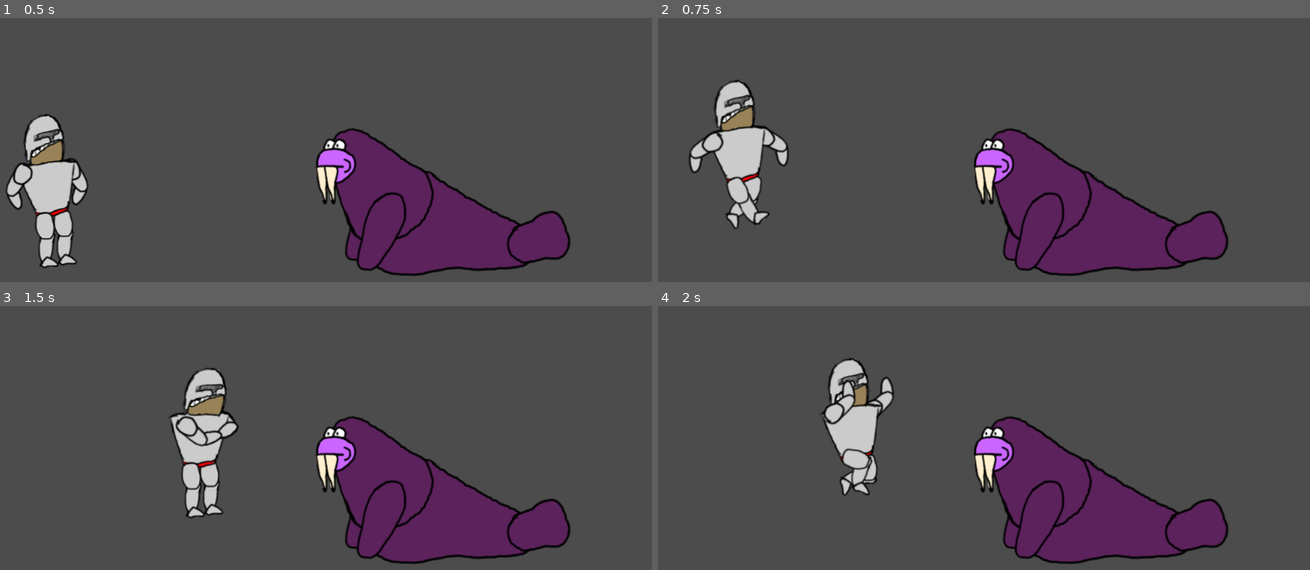
Above: before the commit, frames 1-4 (two rows, left to right).
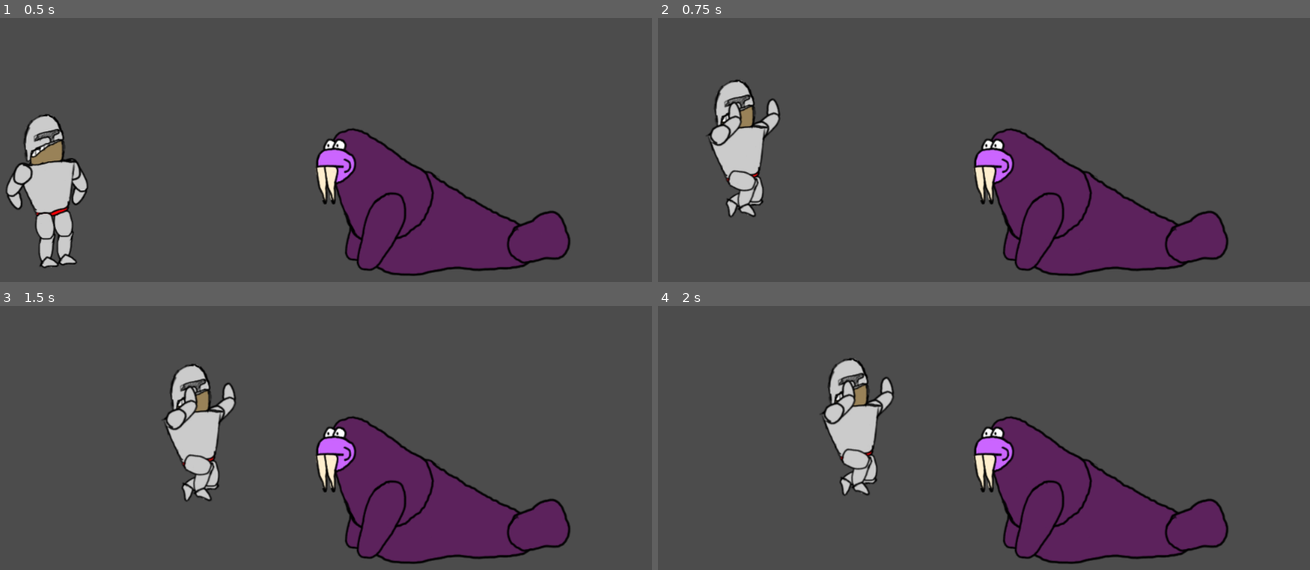
Above: after the commit, the same moments.

Repository: Wall-Dough/unstable
Game: Godot game, scene res://level/Level.tscn
Two runs of this game, one before a commit and one after it. Both use one fixed random seed, a clock stepped at 60 frames per second and the inputs below.
Inputs:
- Up to frame 1 (0.5 s): no input
- Up to frame 2 (0.75 s): hold Right (move_right) from 0.53 s (still down); tap Space (jump) at 0.6 s
- Up to frame 3 (1.5 s): tap Space (jump) at 0.77, 1.07 s; release Right (move_right) at 1.28 s; hold A (kick_left) from 1.28 s (still down); tap S (give) at 1.35 s
- Up to frame 4 (2 s): keep holding A (kick_left); tap Space (jump) at 1.52, 1.55, 1.82 s

Frame 1 is identical in both runs. In frame 2, 2.0% of the frame differs, in the area x 4-21%, y 23-81%; in frame 3, 3.0%, in the area x 24-37%, y 21-81%; in frame 4, nothing differs.

Commit message:
Fix jumping sprite bug

Diff:
--- a/player/Player.gd
+++ b/player/Player.gd
@@ -42,10 +42,6 @@
 func kick_right():
 	change_sprite($body/collision/sprite/kick_right)
 
-func jump():
-	$body.jump()
-	change_sprite($body/collision/sprite/jump)
-
 func none_pressed():
 	if combat_mode:
 		if Input.is_action_pressed("punch_left"):
@@ -72,10 +68,10 @@
 		direction += 1
 	$body.set_direction(direction)
 	if Input.is_action_just_pressed("jump"):
-		rest_sprite = $body/collision/sprite/jump
-		jump()
+		$body.jump()
 	if $body.is_jumping():
 		rest_sprite = $body/collision/sprite/jump
+		rest()
 	else:
 		rest_sprite = $body/collision/sprite/rest
 		if none_pressed():
